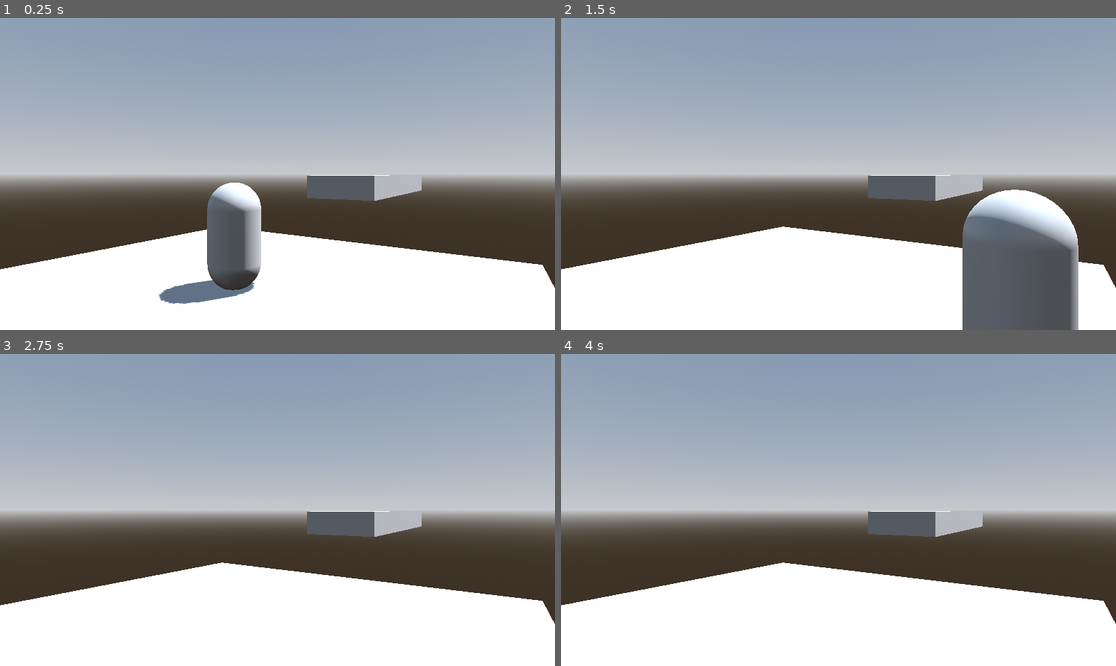
Above: before the commit, frames 1-4 (two rows, left to right).
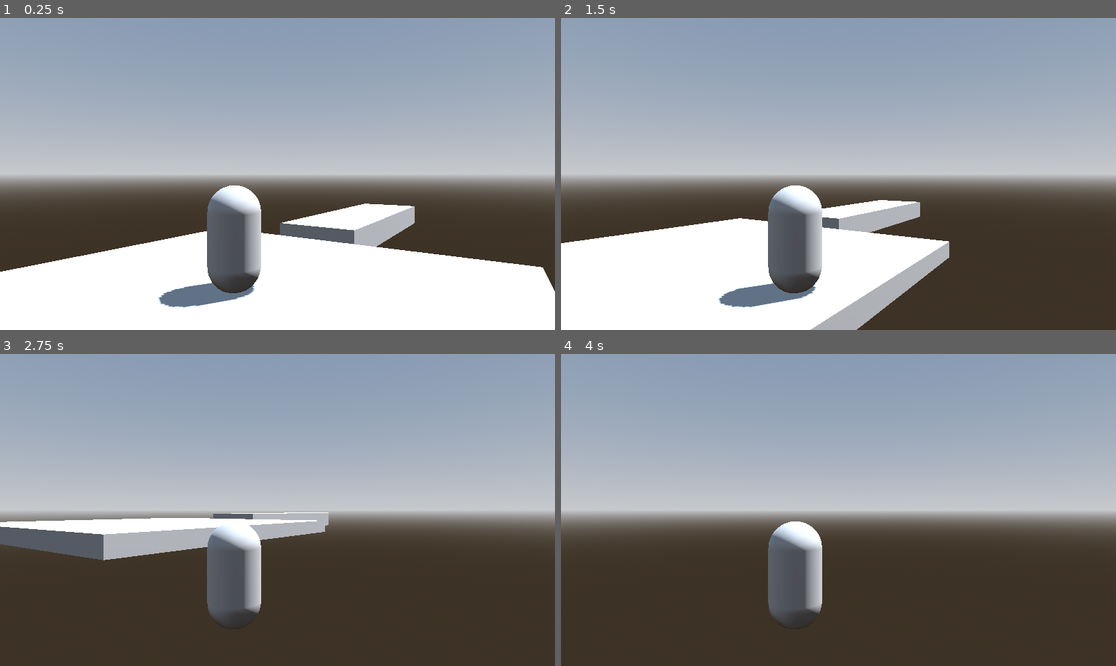
Above: after the commit, the same moments.

Repository: azeiber/3D-Game
Game: Godot game, scene res://main.tscn
Same seed, same stepped clock (60 frames per second), same inputs: the game is played once before the commit and once after it.
Inputs (mouse positions are in pixels of both pictures, inside the frame that each line leads up to):
- Up to frame 1 (0.25 s): no input
- Up to frame 2 (1.5 s): tap Enter (ui_accept) at 0.5, 0.77 s; move the mouse to (960, 158) at 0.52 s; hold Right (ui_right) 0.53-1.28 s; move the mouse to (727, 189) at 1.27 s; hold Down (ui_down) from 1.28 s (still down)
- Up to frame 3 (2.75 s): tap Enter (ui_accept) at 1.52 s; move the mouse to (333, 441) at 2.02 s; release Down (ui_down) at 2.03 s; hold Right (ui_right) from 2.03 s (still down)
- Up to frame 4 (4 s): move the mouse to (810, 572) at 2.77 s; release Right (ui_right) at 2.78 s; hold Up (ui_up) 2.78-3.53 s; tap Enter (ui_accept) at 3.02, 3.77 s; move the mouse to (1005, 556) at 3.52 s; hold Left (ui_left) from 3.53 s (still down)

The runs differ from the first frame. In frame 1, 4.8% of the frame differs, in the area x 0-100%, y 50-93%; in frame 2, 23%; in frame 3, 34%, in the area x 0-100%, y 50-100%; in frame 4, 29%.

Commit message:
Minor Edits

Diff:
--- a/3d-game/main.tscn
+++ b/3d-game/main.tscn
@@ -35,6 +35,10 @@
 transform = Transform3D(1, 0, 0, 0, 1, 0, 0, 0, 1, 0, 1.44462, 0)
 script = ExtResource("1_x1f8m")
 
+[node name="Camera3D" type="Camera3D" parent="CharacterBody3D"]
+transform = Transform3D(0.834059, 0, 0.551675, 0, 1, 0, -0.551675, 0, 0.834059, 4.07905, 0.90252, 4.70161)
+fov = 50.7926
+
 [node name="MeshInstance3D" type="MeshInstance3D" parent="CharacterBody3D"]
 transform = Transform3D(1, 0, 0, 0, 1, 0, 0, 0, 1, 0, -0.310096, 0)
 mesh = SubResource("CapsuleMesh_ifqts")
@@ -43,11 +47,7 @@
 transform = Transform3D(1, 0, 0, 0, 1, 0, 0, 0, 1, 0, -0.249889, 0)
 shape = SubResource("CapsuleShape3D_p7vkv")
 
-[node name="Camera3D" type="Camera3D" parent="."]
-transform = Transform3D(0.834059, 0, 0.551675, 0, 1, 0, -0.551675, 0, 0.834059, 4.07905, 2.34714, 4.70161)
-fov = 50.7926
-
 [node name="CSGBox3D2" type="CSGBox3D" parent="."]
-transform = Transform3D(1, 0, 0, 0, 1, 0, 0, 0, 1, -1.37041, 1.78443, -13.1958)
+transform = Transform3D(1, 0, 0, 0, 1, 0, 0, 0, 1, -1.37, 0, -10.987)
 use_collision = true
 size = Vector3(3, 1, 10)
